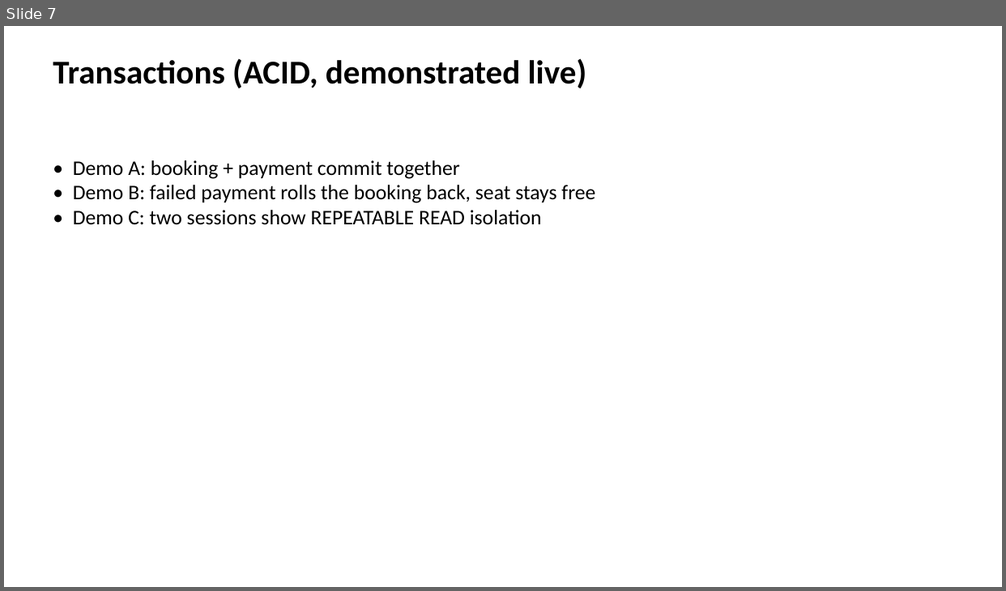
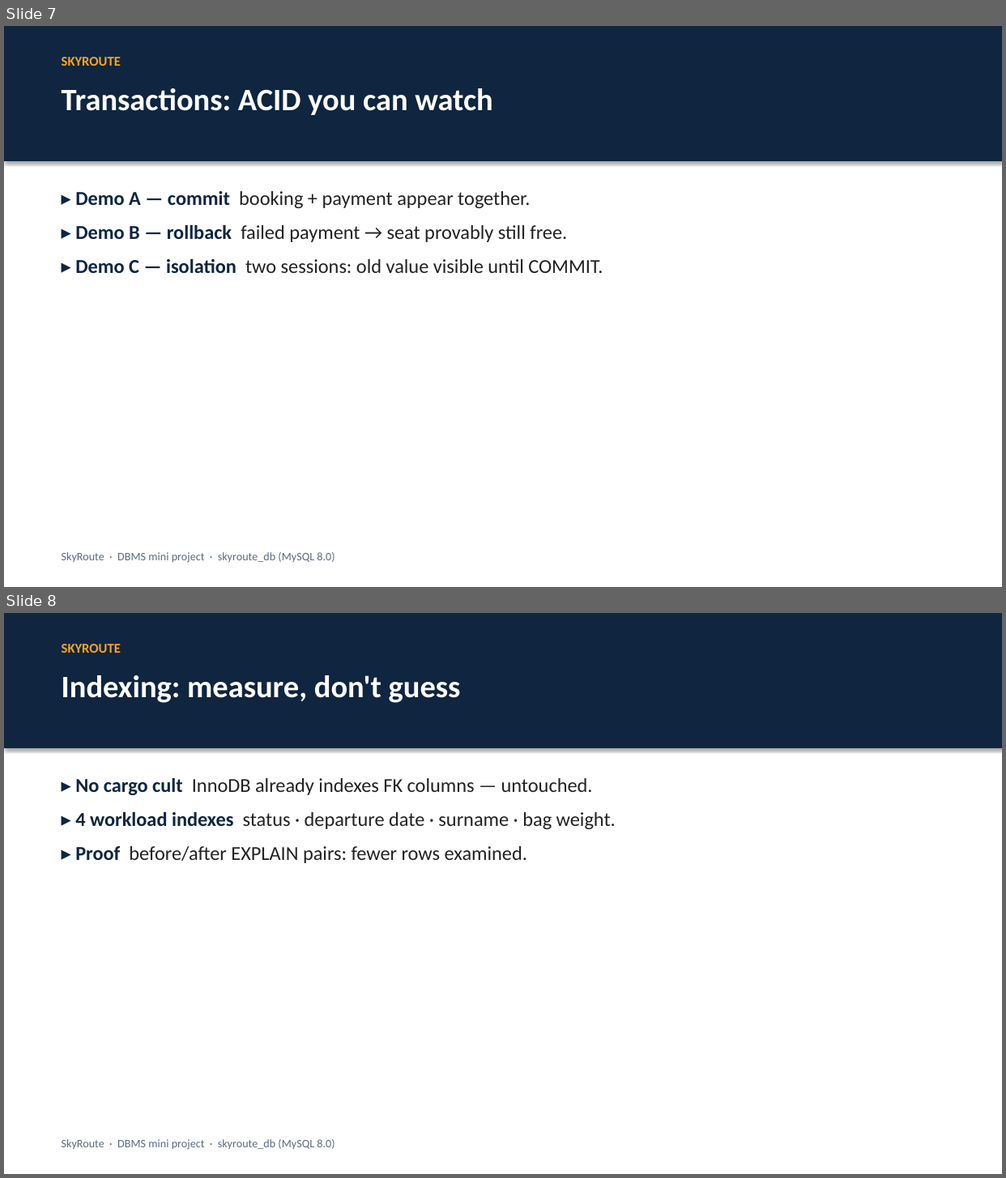
Before and after one commit to Bhaskar-1818/skyroute-dbms-python, a slide deck: dbms/docs/SkyRoute_Slides.pptx. Shown one above the other, each under a label of ours: slide 7 before the commit, slides 7 and 8 after it. The pictures are 1006x591 and 1006x1178 pixels, drawn with LibreOffice and Linux fonts; fonts in the diff are those of the drawing. Boxes give left, top, right and bottom in pixels: in the first picture for what was removed or moved away, otherwise in the second. Text is boxed around its words. In the diff, an @@ line names an element or a change of style, - is before the commit and + after.

```diff
--- a/dbms/docs/SkyRoute_Slides.pptx
+++ b/dbms/docs/SkyRoute_Slides.pptx
@@ slide 8 added at (4,613,1002,1174), background #FFFFFF @@
@@ rectangle added at (4,613,1002,748), fill #0F2540 @@
@@ text added at (62,644,121,653), 13 pt, text #F5A623, bold @@
+SKYROUTE
@@ text added at (62,675,461,703), 30 pt, text #FFFFFF, bold @@
+Indexing: measure, don't guess
@@ text added at (75,778,616,863), 19 pt, text #222222 @@
+▸ No cargo cult InnoDB already indexes FK columns — untouched.
+▸ 4 workload indexes status · departure date · surname · bag weight.
+▸ Proof before/after EXPLAIN pairs: fewer rows examined.
@@ text added at (62,1139,334,1150), 11 pt, text #5B6B7F @@
+SkyRoute · DBMS mini project · skyroute_db (MySQL 8.0)
@@ slide 7 changed as well @@
@@ rectangle added at (4,26,1002,161), fill #0F2540 @@
@@ text added at (62,57,121,66), 13 pt, text #F5A623, bold @@
+SKYROUTE
@@ text at (62,88,492,115): text changed; size 32 to 30 pt; text colour #000000 to #FFFFFF @@
-Transactions (ACID, demonstrated live)
+Transactions: ACID you can watch
@@ text at (75,191,603,273): text changed; size 20 to 19 pt; text colour #000000 to #222222 @@
-• Demo A: booking + payment commit together
-• Demo B: failed payment rolls the booking back, seat stays free
-• Demo C: two sessions show REPEATABLE READ isolation
+▸ Demo A — commit booking + payment appear together.
+▸ Demo B — rollback failed payment → seat provably still free.
+▸ Demo C — isolation two sessions: old value visible until COMMIT.
@@ text added at (62,552,334,563), 11 pt, text #5B6B7F @@
+SkyRoute · DBMS mini project · skyroute_db (MySQL 8.0)
```
Also in this commit, not shown: 9 other slides added, 10 slides removed, 16 other files.
